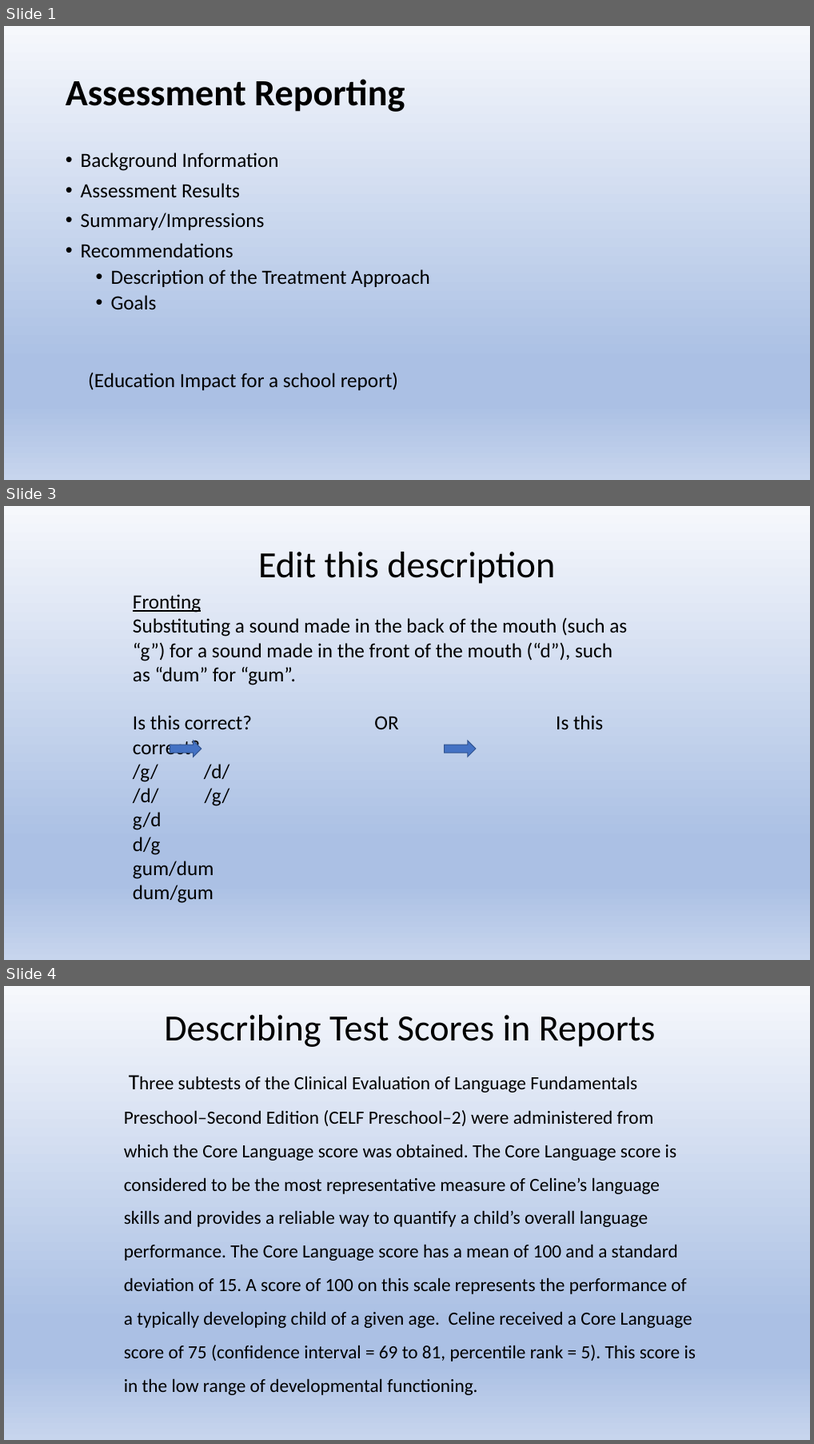
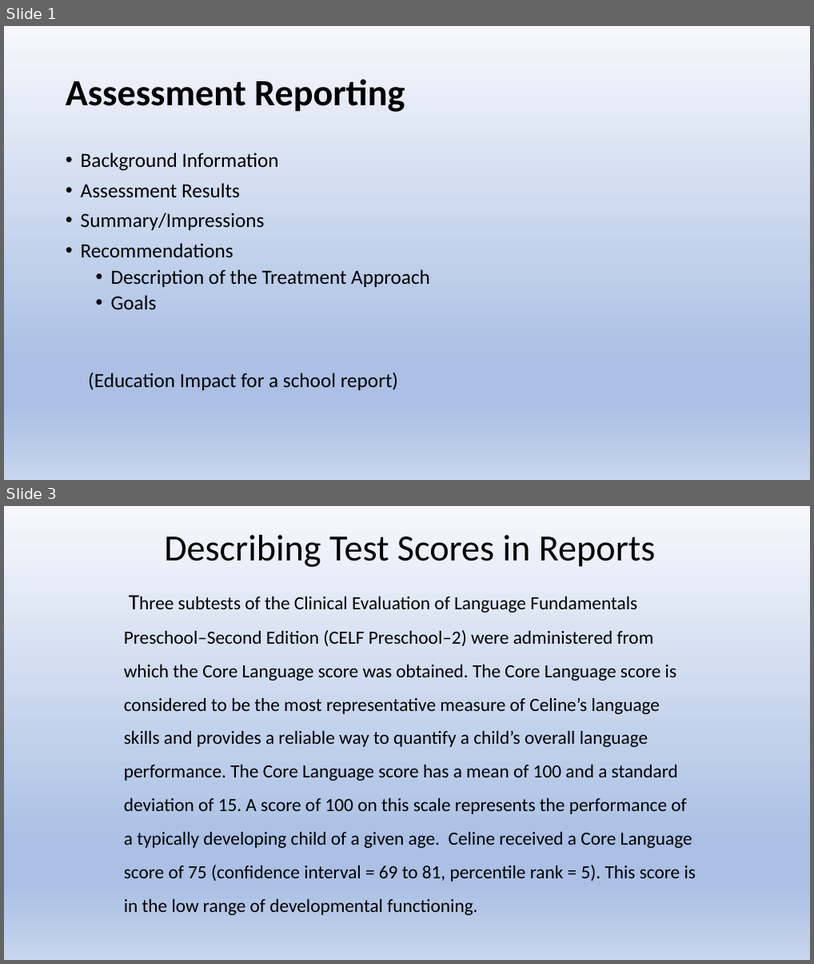
Before and after one commit to Jim-Wright90/cds431_sp22, a slide deck: slides/cds431_week4_1.pptx. Shown one above the other, each under a label of ours: slides 1, 3 and 4 before the commit, slides 1 and 3 after it; the slides between them are not shown. The pictures are 814x1444 and 814x964 pixels, drawn with LibreOffice and Linux fonts; fonts in the diff are those of the drawing. Boxes give left, top, right and bottom in pixels: in the first picture for what was removed or moved away, otherwise in the second. Text is boxed around its words. In the diff, an @@ line names an element or a change of style, - is before the commit and + after.

```diff
--- a/slides/cds431_week4_1.pptx
+++ b/slides/cds431_week4_1.pptx
@@ slide 3 removed at <box>4,506,810,960</box>, background gradient #F6F8FC to #ABC0E4 to #C7D5ED @@
@@ title removed at <box>258,552,555,584</box> @@
-Edit this description
@@ text removed at <box>133,594,627,903</box> @@
-Fronting
-Substituting a sound made in the back of the mouth (such as “g”) for a sound made in the front of the mouth (“d”), such as “dum” for “gum”.
-Is this correct? OR Is this correct?
-/g/ /d/ /d/ /g/
-g/d d/g
-gum/dum dum/gum
@@ right arrow removed at <box>170,740,202,756</box> @@
@@ right arrow removed at <box>445,740,477,756</box> @@
@@ what was slide 4 is now slide 3 @@
```
Also in this commit, not shown: 4 slides changed, 1 other file.
